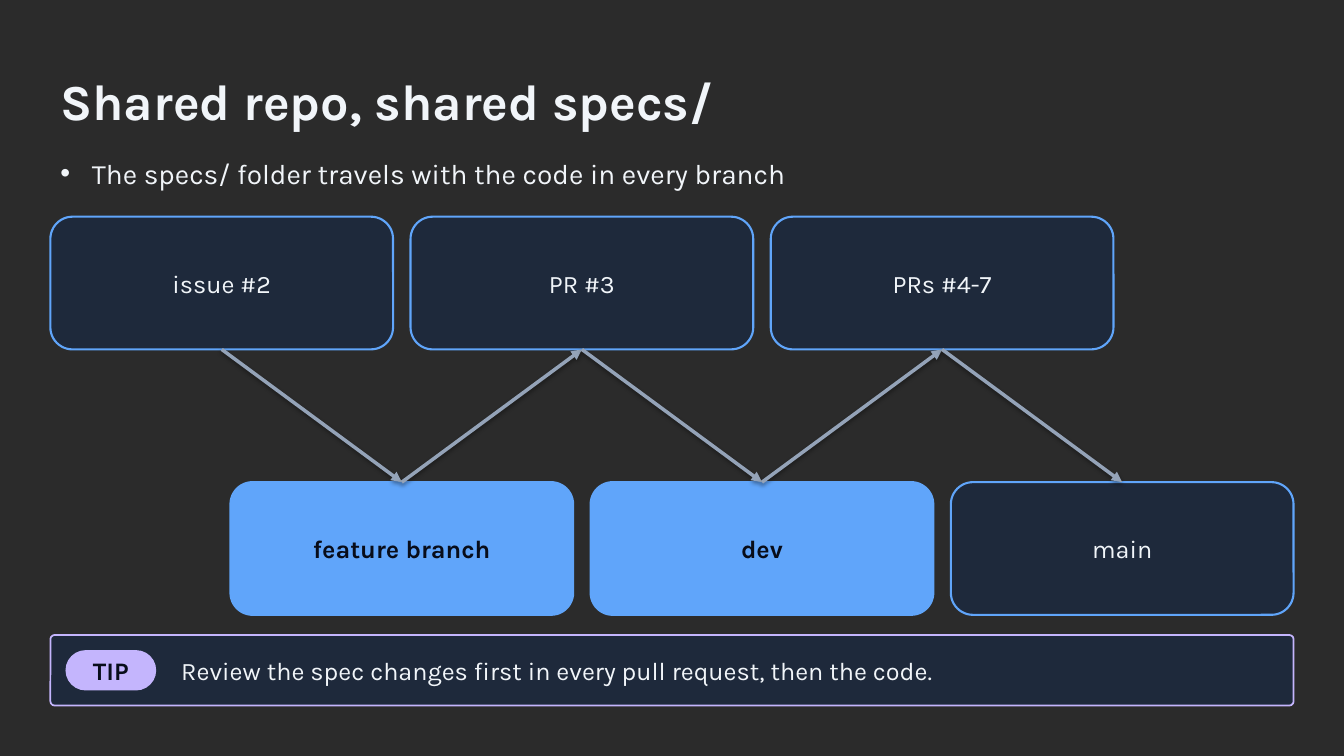
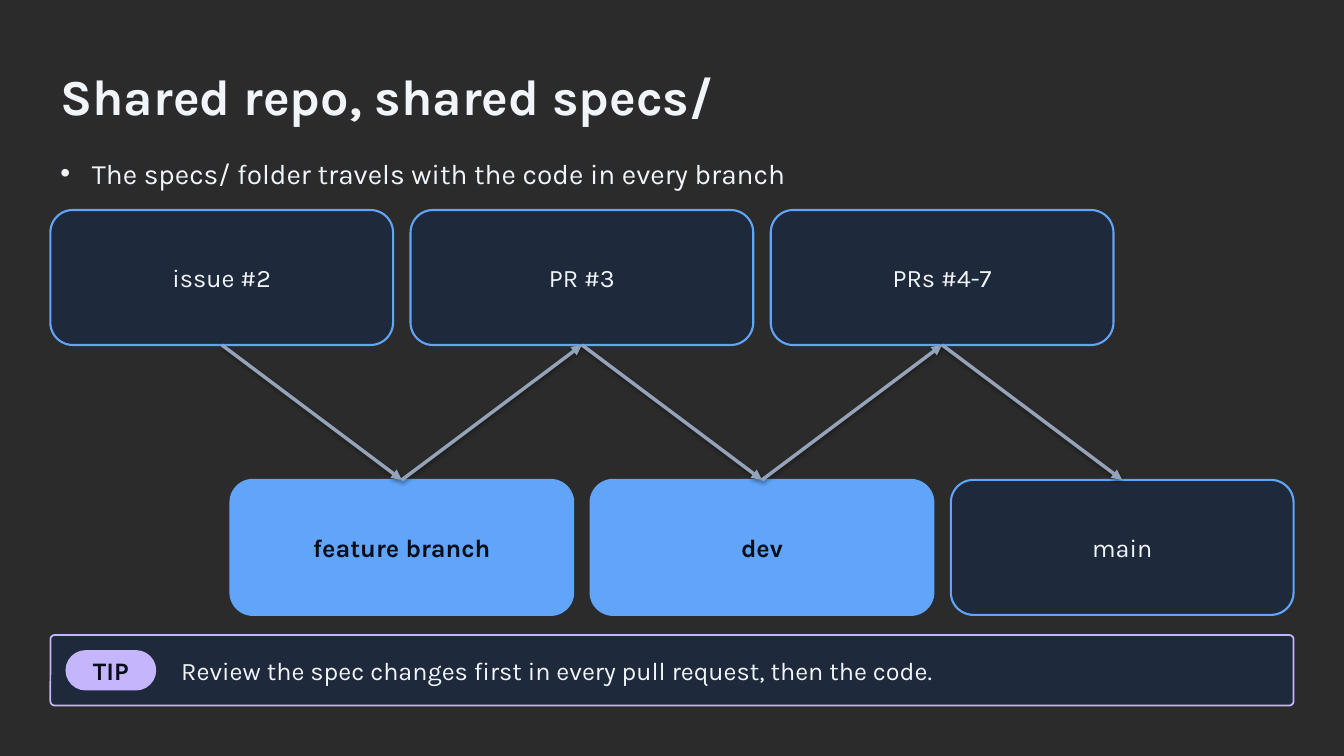
Before and after one commit to ronyronen/speckit-claude-presentation, a slide deck: slide 21 of presentation/speckit-workshop.pptx. Drawn at 1344x756 pixels with LibreOffice and Linux fonts; fonts in the diff are those of the drawing; background and template pictures are left out; a plain dark background stands for a picture behind light text. Boxes give left, top, right and bottom in pixels: in the first picture for what was removed or moved away, otherwise in the second. Text is boxed around its words. In the diff, an @@ line names an element or a change of style, - is before the commit and + after.

```diff
--- a/presentation/speckit-workshop.pptx
+++ b/presentation/speckit-workshop.pptx
@@ text "Shared repo, shared specs/" moved from (x1=60, y1=82, x2=713, y2=132) to (x1=60, y1=77, x2=713, y2=127) @@
@@ 5 arrows, 3 rounded rectangles moved together from (x1=50, y1=217, x2=1122, y2=482) to (x1=50, y1=210, x2=1122, y2=480) @@
```
Also in this commit, not shown: 29 other slides changed, 3 other files.
